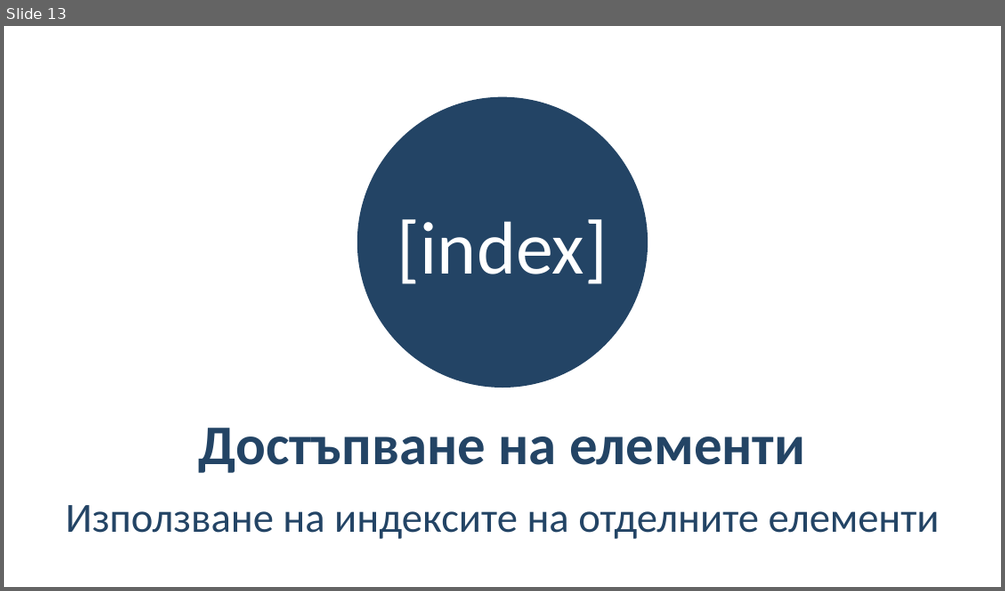
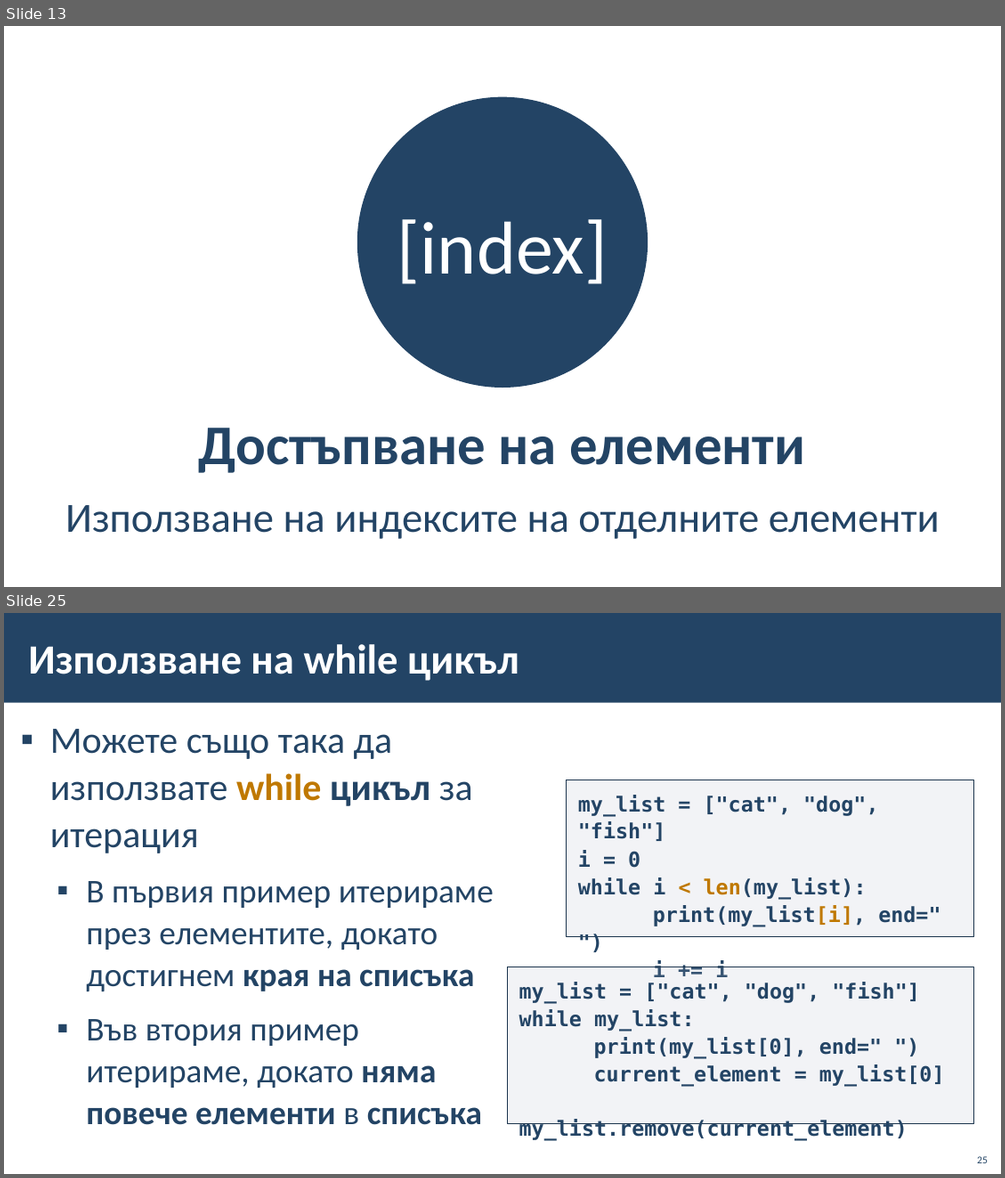
Before and after one commit to BG-IT-Edu/School-Programming, a slide deck: Courses/Computer-Modeling-and-IT/Computer-Modeling-and-IT-6-Class/27-{last-number}-Python/30-Lists/30-Lists.pptx. Shown one above the other, each under a label of ours: slide 13 before the commit, slides 13 and 25 after it; the slides between them are not shown. The pictures are 1005x591 and 1005x1178 pixels, drawn with LibreOffice and Linux fonts; fonts in the diff are those of the drawing; background and template pictures are left out. Boxes give left, top, right and bottom in pixels: in the first picture for what was removed or moved away, otherwise in the second. Text is boxed around its words. In the diff, an @@ line names an element or a change of style, - is before the commit and + after.

```diff
--- a/Courses/Computer-Modeling-and-IT/Computer-Modeling-and-IT-6-Class/27-{last-number}-Python/30-Lists/30-Lists.pptx
+++ b/Courses/Computer-Modeling-and-IT/Computer-Modeling-and-IT-6-Class/27-{last-number}-Python/30-Lists/30-Lists.pptx
@@ slide 25 added at bbox=[4, 613, 1001, 1174], background #FFFFFF @@
@@ rectangle added at bbox=[4, 613, 1001, 703], fill #234465 @@
@@ title added at bbox=[28, 644, 519, 681], 40 pt, text #FFFFFF, bold @@
+Използване на while цикъл
@@ text added at bbox=[50, 729, 494, 1125], 32 pt, text #234465 @@
+▪ Можете също така да използвате while цикъл за итерация
+  ▪ В първия пример итерираме през елементите, докато достигнем края на списъка
+  ▪ Във втория пример итерираме, докато няма повече елементи в списъка
@@ rectangle added at bbox=[566, 779, 974, 937], fill #ADB4C3 at 15% opacity, outline #1A334C 1 pt, 20 pt, text #234465, bold @@
+my_list = ["cat", "dog", "fish"]
+i = 0
+while i < len(my_list):
+print(my_list[i], end=" ")
+i += i
@@ rectangle added at bbox=[507, 966, 973, 1123], fill #ADB4C3 at 15% opacity, outline #1A334C 1 pt, 20 pt, text #234465, bold @@
+my_list = ["cat", "dog", "fish"]
+while my_list:
+print(my_list[0], end=" ")
+current_element = my_list[0]
+my_list.remove(current_element)
@@ page number added at bbox=[977, 1156, 987, 1163], 10 pt, text #234465 @@
+25
```
Also in this commit, not shown: 3 slides changed, 18 other slides added.
